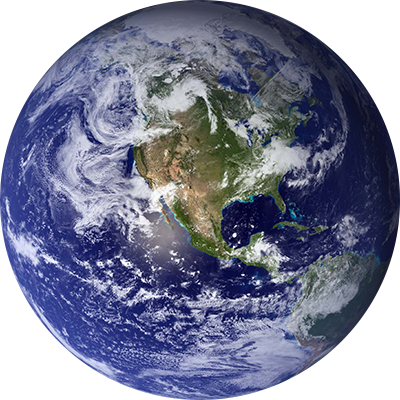
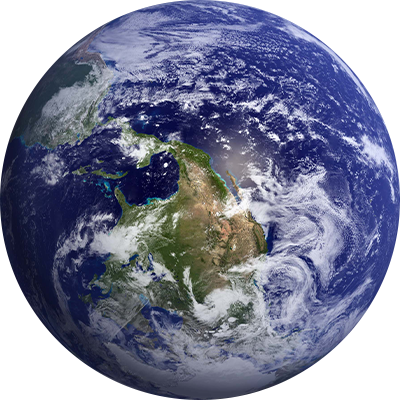
The second 400px x 400px image is a revision of the first. Changes to its layers:
painted on "earth-from-space-western" over 0, 0, 400, 400
